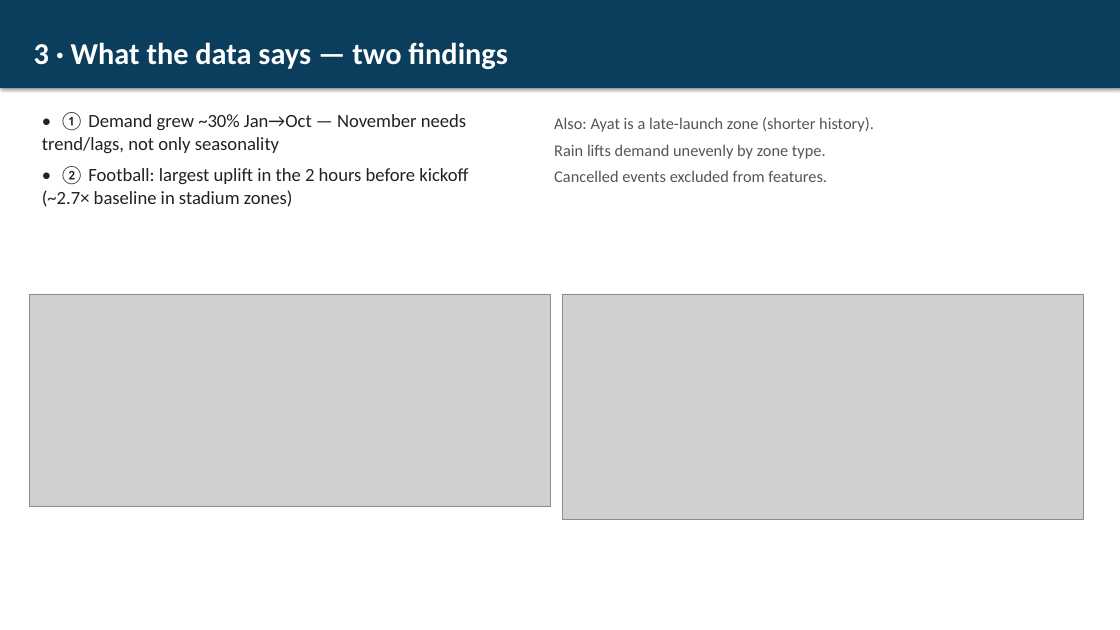
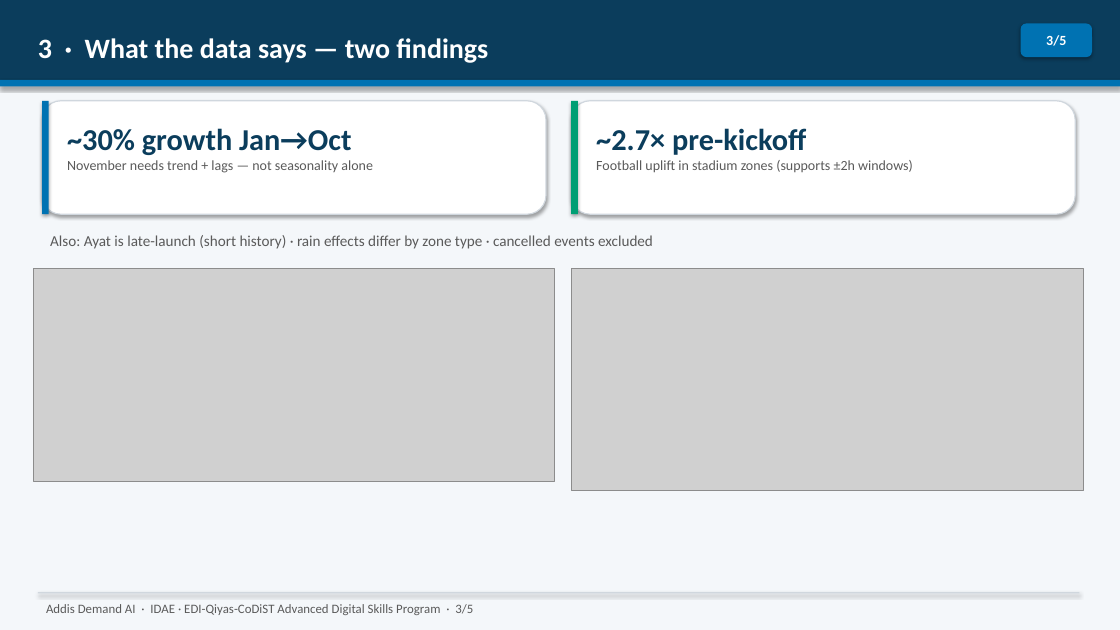
Before and after one commit to kncod/EthioMobility-AI-final, a slide deck: slide 3 of presentation/team_addis_demand_ai_slides.pptx. Drawn at 1120x630 pixels with LibreOffice and Linux fonts; fonts in the diff are those of the drawing; grey boxes stand for pictures. Boxes give left, top, right and bottom in pixels: in the first picture for what was removed or moved away, otherwise in the second. Text is boxed around its words. In the diff, an @@ line names an element or a change of style, - is before the commit and + after.

```diff
--- a/presentation/team_addis_demand_ai_slides.pptx
+++ b/presentation/team_addis_demand_ai_slides.pptx
@@ rectangle "3 · What the data ..." resized from (x1=0, y1=0, x2=1120, y2=88) to (x1=0, y1=0, x2=1120, y2=80) @@
@@ rectangle "3 · What the data ..." at (x1=0, y1=0, x2=1120, y2=80): size 26 to 24 pt @@
@@ rectangle added at (x1=0, y1=0, x2=1120, y2=630), fill #F4F7FA @@
@@ rounded rectangle added at (x1=1021, y1=24, x2=1092, y2=57), fill #0072B2, 12 pt, text #FFFFFF, bold @@
+3/5
@@ rectangle added at (x1=0, y1=80, x2=1120, y2=87), fill #0072B2 @@
@@ rounded rectangle added at (x1=42, y1=101, x2=546, y2=214), fill #FFFFFF, outline #D0D7DE 1 pt @@
@@ rectangle added at (x1=42, y1=101, x2=49, y2=214), fill #0072B2 @@
@@ rounded rectangle added at (x1=571, y1=101, x2=1075, y2=214), fill #FFFFFF, outline #D0D7DE 1 pt @@
@@ rectangle added at (x1=571, y1=101, x2=578, y2=214), fill #009E73 @@
@@ text at (x1=67, y1=128, x2=373, y2=173): text changed; size 16 to 12 pt; text colour #222222 to #5A5A5A @@
-• ① Demand grew ~30% Jan→Oct — November needs trend/lags, not only seasonality
-• ② Football: largest uplift in the 2 hours before kickoff (~2.7× baseline in stadium zones)
+~30% growth Jan→Oct
+November needs trend + lags — not seasonality alone
@@ text added at (x1=596, y1=128, x2=913, y2=172), 12 pt, text #5A5A5A @@
+~2.7× pre-kickoff
+Football uplift in stadium zones (supports ±2h windows)
@@ text at (x1=50, y1=235, x2=653, y2=249): text changed; size 14 to 13 pt; text colour #555555 to #5A5A5A @@
-Also: Ayat is a late-launch zone (shorter history).
-Rain lifts demand unevenly by zone type.
-Cancelled events excluded from features.
+Also: Ayat is late-launch (short history) · rain effects differ by zone type · cancelled events excluded
@@ picture moved from (x1=29, y1=294, x2=550, y2=507) to (x1=34, y1=269, x2=555, y2=481) @@
@@ picture resized from (x1=563, y1=294, x2=1084, y2=519) to (x1=571, y1=269, x2=1084, y2=491) @@
@@ rectangle added at (x1=38, y1=592, x2=1080, y2=593), fill #D0D7DE @@
@@ text added at (x1=46, y1=604, x2=473, y2=615), 11 pt, text #5A5A5A @@
+Addis Demand AI · IDAE · EDI-Qiyas-CoDiST Advanced Digital Skills Program · 3/5
```
Also in this commit, not shown: 4 other slides changed.
